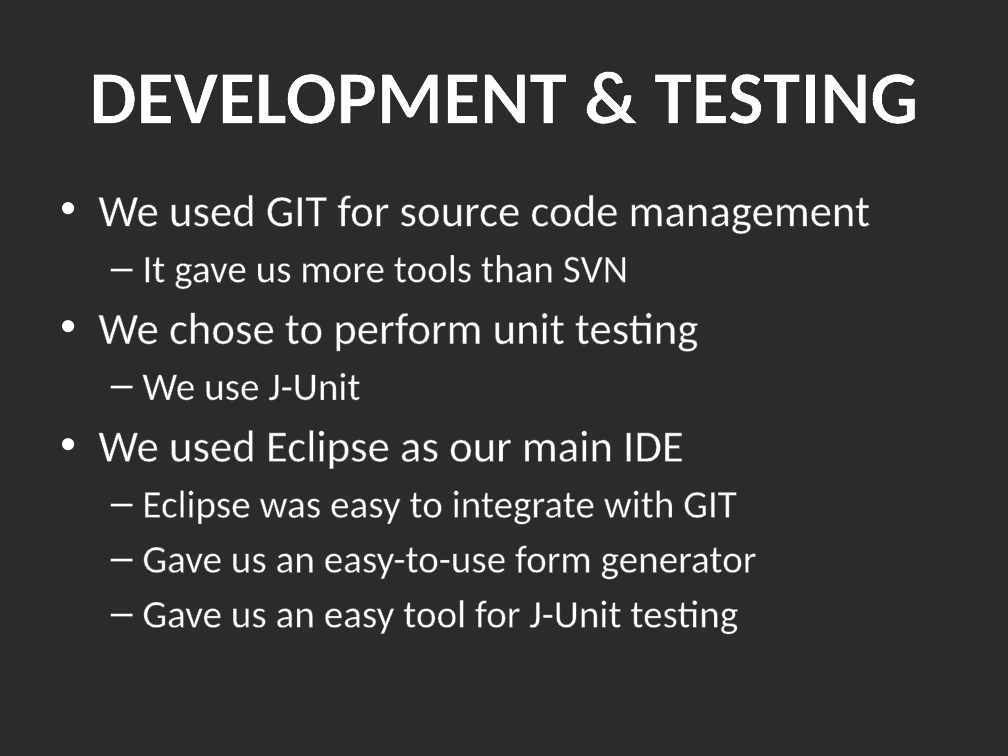
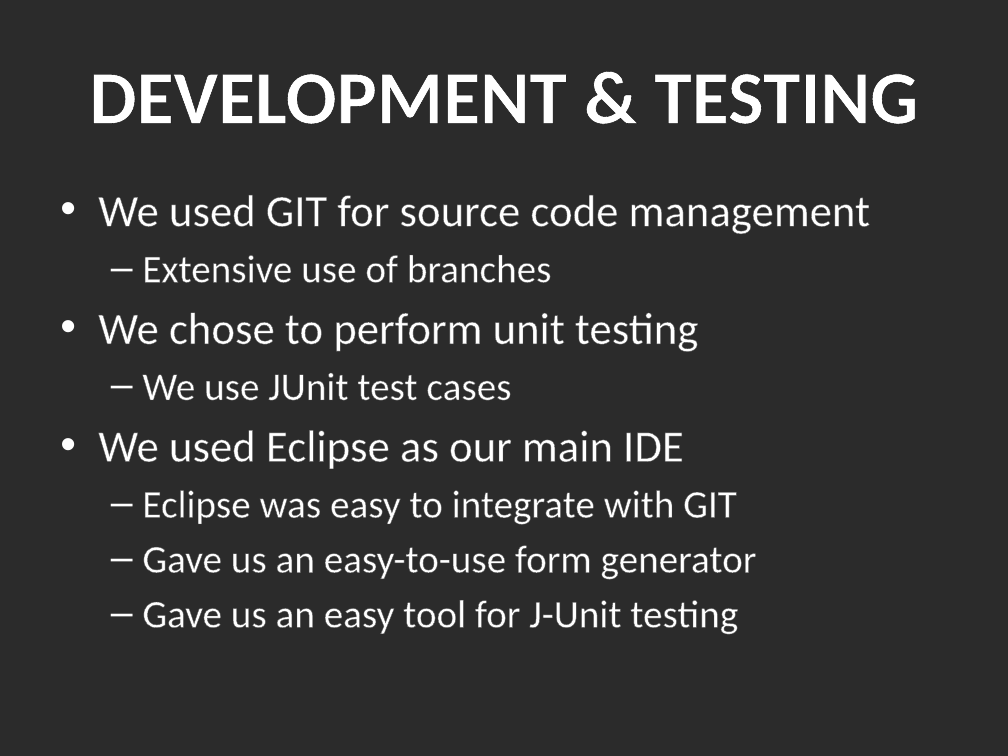
Before and after one commit to CoNetPad/CoNetPad, a slide deck: slide 9 of docs/Presentation.pptx. Drawn at 1008x756 pixels with LibreOffice and Linux fonts; fonts in the diff are those of the drawing; background and template pictures are left out; a plain dark background stands for a picture behind light text. Boxes give left, top, right and bottom in pixels: in the first picture for what was removed or moved away, otherwise in the second. Text is boxed around its words. In the diff, an @@ line names an element or a change of style, - is before the commit and + after.

```diff
--- a/docs/Presentation.pptx
+++ b/docs/Presentation.pptx
@@ text at (142, 255, 552, 283): text changed @@
-  – It gave us more tools than SVN
+  – Extensive use of branches
@@ text at (142, 373, 511, 400): text changed @@
-  – We use J-Unit
+  – We use JUnit test cases
```
Also in this commit, not shown: 1 other slide changed.
